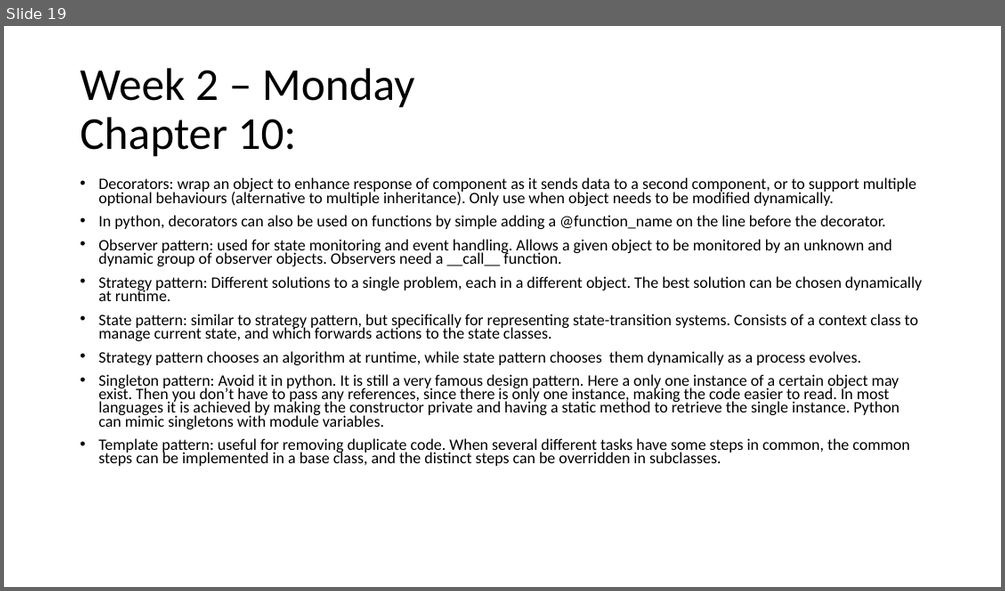
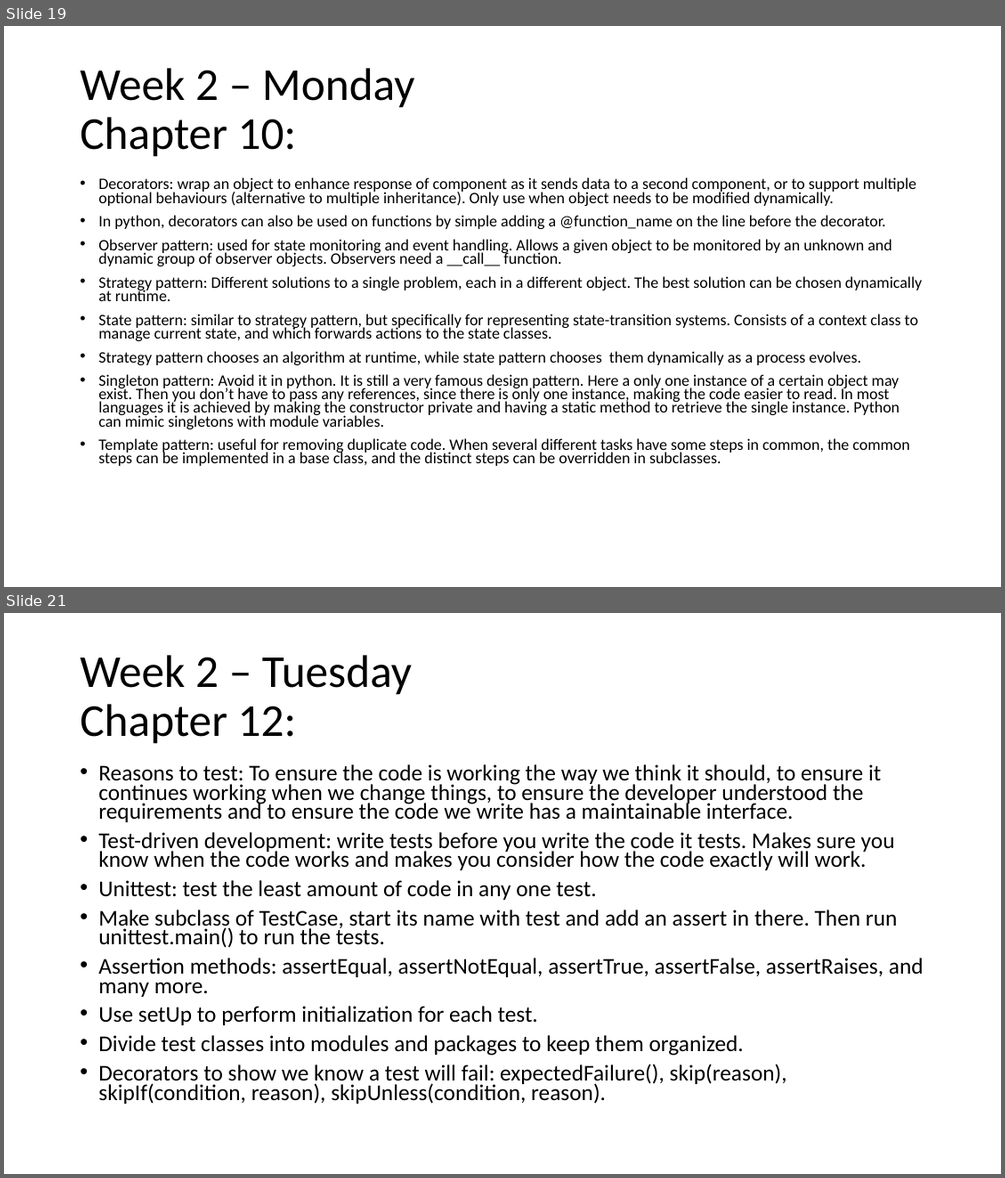
Before and after one commit to lamersfa/Python-Training-wk2226, a slide deck: Information learned during Python training.pptx. Shown one above the other, each under a label of ours: slide 19 before the commit, slides 19 and 21 after it; the slides between them are not shown. The pictures are 1005x591 and 1005x1178 pixels, drawn with LibreOffice and Linux fonts; fonts in the diff are those of the drawing. Boxes give left, top, right and bottom in pixels: in the first picture for what was removed or moved away, otherwise in the second. Text is boxed around its words. In the diff, an @@ line names an element or a change of style, - is before the commit and + after.

Commit message:
Powerpoint ch 11 & 12. Assignments will be pushed to tomorrow, due to time spent on an intake.

```diff
--- a/Information learned during Python training.pptx
+++ b/Information learned during Python training.pptx
@@ slide 21 added at (4,613,1001,1174), background #FFFFFF @@
@@ title added at (80,655,412,744), 44 pt, text #000000 @@
+Week 2 – Tuesday
+Chapter 12:
@@ text added at (98,764,923,1103), 21.7 pt, text #000000 @@
+• Reasons to test: To ensure the code is working the way we think it should, to ensure it continues working when we change things, to ensure the developer understood the requirements and to ensure the code we write has a maintainable interface.
+• Test-driven development: write tests before you write the code it tests. Makes sure you know when the code works and makes you consider how the code exactly will work.
+• Unittest: test the least amount of code in any one test.
+• Make subclass of TestCase, start its name with test and add an assert in there. Then run unittest.main() to run the tests.
+• Assertion methods: assertEqual, assertNotEqual, assertTrue, assertFalse, assertRaises, and many more.
+• Use setUp to perform initialization for each test.
+• Divide test classes into modules and packages to keep them organized.
+• Decorators to show we know a test will fail: expectedFailure(), skip(reason), skipIf(condition, reason), skipUnless(condition, reason).
```
Also in this commit, not shown: 2 other slides added.
